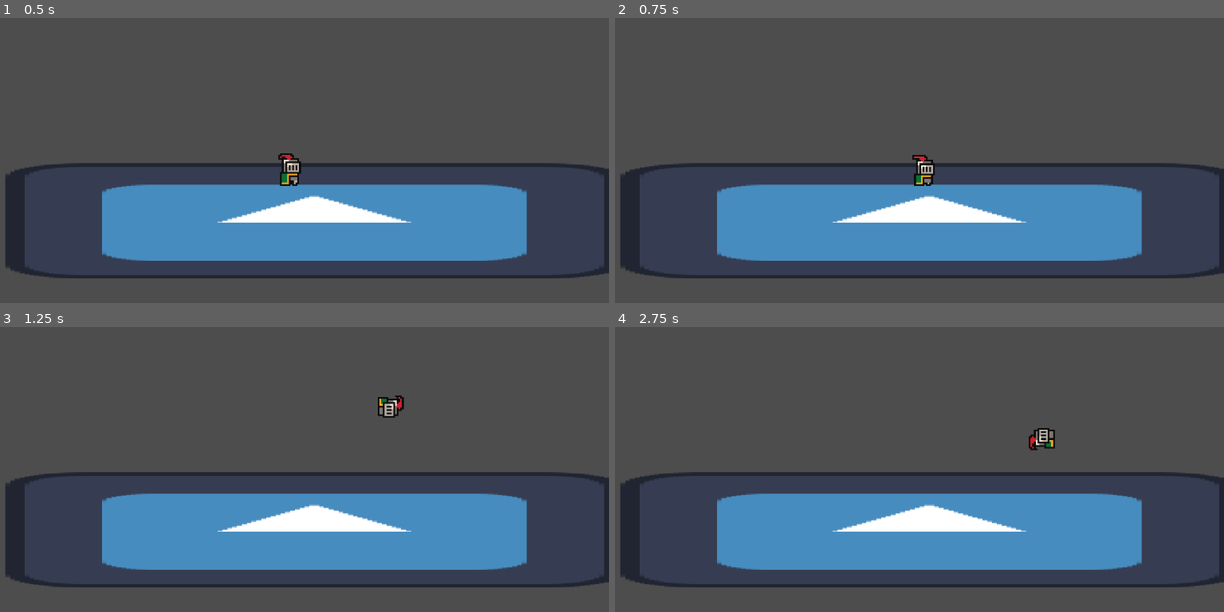
Above: before the commit, frames 1-4 (two rows, left to right).
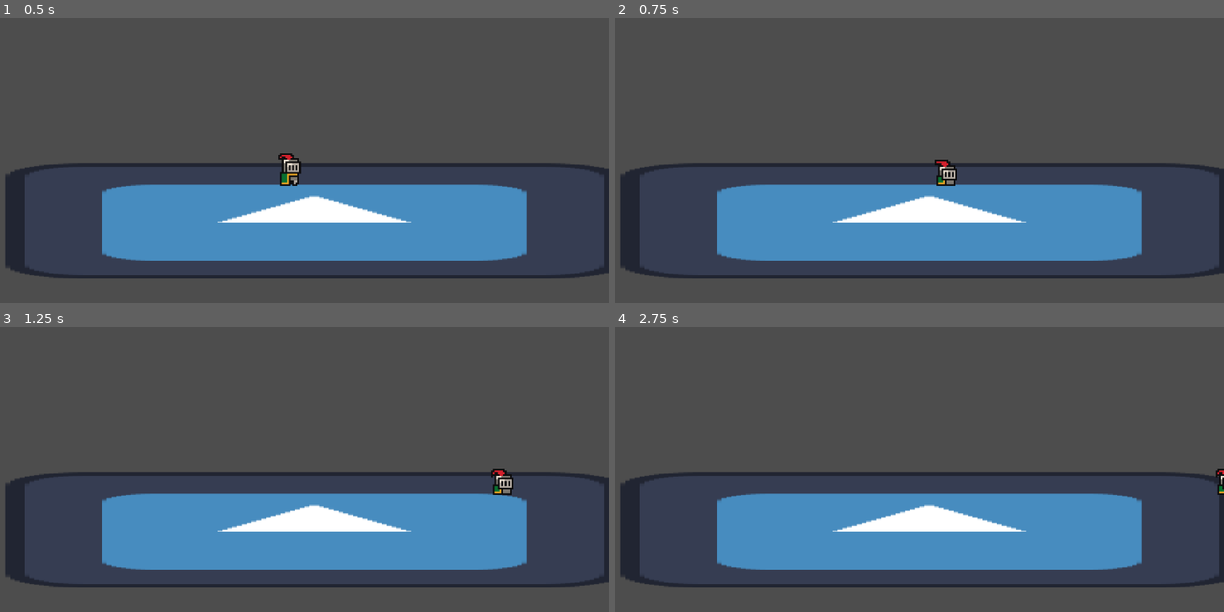
Above: after the commit, the same moments.

Repository: jible/Platform-fighter
Game: Godot game, scene res://scenes/test_scene.tscn
Same seed, same stepped clock (60 frames per second), same inputs: the game is played once before the commit and once after it. The project has no main scene, so this scene is started directly. The engine's default icon, where the game draws it, is replaced by a stand-in: a white triangle on a blue panel in a dark square.
Inputs:
- Up to frame 1 (0.5 s): no input
- Up to frame 2 (0.75 s): hold D (move_right) from 0.53 s (still down); tap Shift (dash) at 0.6 s
- Up to frame 3 (1.25 s): keep holding D (move_right); tap Space (jump) at 0.77 s
- Up to frame 4 (2.75 s): tap Shift (dash) at 1.35, 2.1 s; tap Space (jump) at 1.52 s; release D (move_right) at 2.03 s; hold A (move_left) from 2.03 s (still down)

Frame 1 is identical in both runs. In frame 2, 0.6% of the frame differs, in the area x 48-57%, y 48-59%; in frame 3, 0.5%; in frame 4, 0.4%.

Commit message:
Ariel -> Aerial,  mobility_manager refactor
Changed all instances of Ariel to Aerial.

Mobility manager now determines what processes to perform every frame based on the current state's type. Those types are defined in the mobility_manager script as an enum.

Additionally, mobility maanager prevents normal horizontal movement process from limiting impulse movement. So, you can accelerate to max speed by walking, but you can exceed that speed by dashing via impulse function.

Increased acceleration when player accelerated in opposite direction from where they are going.

Diff:
--- a/platform-fighter/prefabs/ariel.gd
+++ b/platform-fighter/prefabs/ariel.gd
@@ -2,5 +2,4 @@
 
 
 func enter_state():
-	#TODO Change this to happen at the end of anim
-	state_machine.change_state("Ariel")
+	pass
--- a/platform-fighter/prefabs/base_player.tscn
+++ b/platform-fighter/prefabs/base_player.tscn
@@ -49,14 +49,6 @@
 atlas = ExtResource("13_3jy72")
 region = Rect2(224, 160, 32, 32)
 
-[sub_resource type="AtlasTexture" id="AtlasTexture_q5cdr"]
-atlas = ExtResource("13_3jy72")
-region = Rect2(0, 160, 32, 32)
-
-[sub_resource type="AtlasTexture" id="AtlasTexture_jey0s"]
-atlas = ExtResource("13_3jy72")
-region = Rect2(32, 160, 32, 32)
-
 [sub_resource type="AtlasTexture" id="AtlasTexture_rm0l0"]
 atlas = ExtResource("13_3jy72")
 region = Rect2(64, 160, 32, 32)
@@ -76,10 +68,6 @@
 [sub_resource type="AtlasTexture" id="AtlasTexture_rx2en"]
 atlas = ExtResource("13_3jy72")
 region = Rect2(192, 160, 32, 32)
-
-[sub_resource type="AtlasTexture" id="AtlasTexture_rcfk7"]
-atlas = ExtResource("13_3jy72")
-region = Rect2(224, 160, 32, 32)
 
 [sub_resource type="AtlasTexture" id="AtlasTexture_n0px0"]
 atlas = ExtResource("13_3jy72")
@@ -205,17 +193,11 @@
 "texture": SubResource("AtlasTexture_ebgru")
 }],
 "loop": true,
-"name": &"Ariel",
+"name": &"Aerial",
 "speed": 8.0
 }, {
 "frames": [{
 "duration": 1.0,
-"texture": SubResource("AtlasTexture_q5cdr")
-}, {
-"duration": 1.0,
-"texture": SubResource("AtlasTexture_jey0s")
-}, {
-"duration": 1.0,
 "texture": SubResource("AtlasTexture_rm0l0")
 }, {
 "duration": 1.0,
@@ -229,13 +211,10 @@
 }, {
 "duration": 1.0,
 "texture": SubResource("AtlasTexture_rx2en")
-}, {
-"duration": 1.0,
-"texture": SubResource("AtlasTexture_rcfk7")
 }],
 "loop": false,
 "name": &"Dash",
-"speed": 8.0
+"speed": 7.0
 }, {
 "frames": [{
 "duration": 1.0,
@@ -339,7 +318,6 @@
 script = ExtResource("3_2qyha")
 character_body = NodePath("..")
 jump_vel = 2000
-acceleration = 2860
 gravity_force = 75
 max_horizontal_velocity = 910
 max_fall_velocity = 1035
@@ -359,11 +337,12 @@
 [node name="Jump" type="Node" parent="PlayerBody/StateMachine"]
 script = ExtResource("7_om1db")
 
-[node name="Ariel" type="Node" parent="PlayerBody/StateMachine"]
+[node name="Aerial" type="Node" parent="PlayerBody/StateMachine"]
 script = ExtResource("8_ebb2h")
 
 [node name="Dash" type="Node" parent="PlayerBody/StateMachine"]
 script = ExtResource("10_dko73")
+state_type = 1
 
 [node name="BehaviorManager" type="Node" parent="PlayerBody" node_paths=PackedStringArray("character", "state_machine")]
 script = ExtResource("8_a1fmy")
@@ -372,28 +351,28 @@
 
 [node name="JumpBehavior" type="Node" parent="PlayerBody/BehaviorManager"]
 script = ExtResource("9_6uefu")
-valid_states = Array[String](["Idle", "Walk", "Ariel"])
+valid_states = Array[String](["Idle", "Walk", "Aerial"])
 
 [node name="LandBehavior" type="Node" parent="PlayerBody/BehaviorManager"]
 script = ExtResource("11_o2sve")
 priority = 1
-valid_states = Array[String](["Ariel"])
+valid_states = Array[String](["Aerial"])
 
 [node name="DashBehavior" type="Node" parent="PlayerBody/BehaviorManager"]
 script = ExtResource("14_3jy72")
-valid_states = Array[String](["Ariel", "Idle", "Walk"])
+valid_states = Array[String](["Aerial", "Idle", "Walk"])
 
 [node name="AnimationManager" type="AnimatedSprite2D" parent="." node_paths=PackedStringArray("player_body")]
 scale = Vector2(10, 10)
 sprite_frames = SubResource("SpriteFrames_2qyha")
-animation = &"Walk"
+animation = &"Aerial"
 script = ExtResource("3_o2sve")
 player_body = NodePath("../PlayerBody")
 
 [connection signal="landed" from="PlayerBody" to="PlayerBody/MobilityManager" method="_on_base_player_landed"]
 [connection signal="landed" from="PlayerBody" to="PlayerBody/BehaviorManager/LandBehavior" method="_on_base_player_landed"]
 [connection signal="lock_level_changed" from="PlayerBody" to="PlayerBody/BehaviorManager" method="_on_base_player_lock_level_changed"]
+[connection signal="state_changed" from="PlayerBody/StateMachine" to="PlayerBody/MobilityManager" method="_on_state_machine_state_changed"]
 [connection signal="state_changed" from="PlayerBody/StateMachine" to="PlayerBody/BehaviorManager" method="_on_state_machine_state_changed"]
 [connection signal="state_changed" from="PlayerBody/StateMachine" to="AnimationManager" method="_on_state_machine_state_changed"]
 [connection signal="animation_finished" from="AnimationManager" to="PlayerBody/StateMachine" method="_on_animation_manager_animation_finished"]
-[connection signal="frame_changed" from="AnimationManager" to="AnimationManager" method="_on_frame_changed"]
--- a/platform-fighter/prefabs/components/player/animation_manager.gd
+++ b/platform-fighter/prefabs/components/player/animation_manager.gd
@@ -16,6 +16,6 @@
 
 
 
-func _process(delta):
+func _process(_delta):
 	position.x = snapped(player_body.position.x, scale.x)
 	position.y = snapped(player_body.position.y, scale.y)
--- a/platform-fighter/prefabs/components/player/character_state.gd
+++ b/platform-fighter/prefabs/components/player/character_state.gd
@@ -12,6 +12,9 @@
 var state_machine: CharacterStateMachine
 var character_body:CharacterBody2D
 var mobility_manager: MobilityManager
+
+@export var state_type:MobilityManager.state_types = MobilityManager.state_types.STANDARD
+
 
 func _ready():
 	state_machine = get_parent()
--- a/platform-fighter/prefabs/components/player/character_state_machine.gd
+++ b/platform-fighter/prefabs/components/player/character_state_machine.gd
@@ -12,6 +12,8 @@
 
 
 signal state_changed(new_state_node: CharacterState)
+
+@export var DEBUG_PRINT_STATE_CHANGE: bool = false
 
 func _ready():
 	for child in get_children():
@@ -41,6 +43,8 @@
 
 func enter_state(new_state):
 	# Trigger the newly entered state
+	if DEBUG_PRINT_STATE_CHANGE:
+		print(new_state.name)
 	new_state.enter_state()
 	new_state.is_active = true
 
--- a/platform-fighter/prefabs/components/player/mobility_manager.gd
+++ b/platform-fighter/prefabs/components/player/mobility_manager.gd
@@ -4,14 +4,35 @@
 
 @export var character_body: CharacterBody2D
 
+enum state_types {
+	STANDARD,
+	NO_PROCESS,
+	PHYSICS_ONLY
+}
 
+var state_processes: Dictionary = {
+	state_types.STANDARD: [
+		Callable(standard_movement_process),
+		Callable(standard_gravity_process),
+		Callable(standard_drag_process),
+	],
+	state_types.NO_PROCESS: [],
+	state_types.PHYSICS_ONLY: [
+		Callable(standard_gravity_process),
+		Callable(standard_drag_process),
+	]
+}
+
+var current_state_type: state_types = state_types.NO_PROCESS
 
 @export var jump_vel = 800
-@export var acceleration = 1500
+@export var grounded_acceleration = 1500
+@export var aeriel_acceleration = 900
 @export var gravity_force = 50
 
 # fraction of velocity removed each second
-@export var drag = 20
+@export var grounded_drag = 20
+@export var aeriel_drag = 2
 @export var max_horizontal_velocity = 500
 @export var max_fall_velocity = 800
 @export var velocity_threshold = .5
@@ -20,42 +41,38 @@
 var used_ariel_jumps = 0
 
 func _physics_process(delta):
+	# State Decides the movement processes that occur each frame
+	# The default movement process is:
 	# Normal movmenet process
-	#TODO: Later, make other movement processes like when in knockback
 	var input_dir = Input.get_action_strength("move_right") - Input.get_action_strength("move_left")
-	standard_movement_process(delta, input_dir)
-	standard_gravity_process()
-	standard_drag_process(delta, input_dir)
-	#standard_impulse_decay_process()
-	# All impulse velocities should be applied by other nodes like states or called through funcs on this object
-
-
+	for process in state_processes[current_state_type]:
+		process.call(delta, input_dir)
 
 func standard_movement_process(delta, input_dir):
-	#TODO Allow lock out for this process ( like knock back or in the middle of mobility)
+	var acceleration = grounded_acceleration if character_body.is_on_floor() else aeriel_acceleration
+	# If the player attempts to accelerate in the direction they are already traveling
+	if sign(input_dir) == sign(character_body.velocity.x):
+		# If they are below the max velocity, increase the velocity and cap it.
+		if abs(character_body.velocity.x) < max_horizontal_velocity:
+			character_body.velocity.x += acceleration * input_dir * delta
 
-	character_body.velocity.x += acceleration * input_dir * delta
-	if abs(character_body.velocity.x) > max_horizontal_velocity:
-		character_body.velocity.x = sign (character_body.velocity.x) * max_horizontal_velocity
-
-func standard_gravity_process():
-	# Apply Gravity
-	character_body.velocity.y += gravity_force
-	if character_body.velocity.y > max_fall_velocity:
-		character_body.velocity.y = max_fall_velocity
+			character_body.velocity.x = clamp(character_body.velocity.x, -max_horizontal_velocity, max_horizontal_velocity)
+	else:
+		# If they are trying to turn around, give them a kick
+		character_body.velocity.x += acceleration * input_dir * delta * 5
 
 func standard_drag_process(delta, input_dir):
 	# If there is no input, apply drag
-	if input_dir == 0:
+	if input_dir == 0 or abs(character_body.velocity.x) > max_horizontal_velocity:
+		var drag = grounded_drag if character_body.is_on_floor() else aeriel_drag
 		character_body.velocity.x -= character_body.velocity.x * delta * drag
 		if abs(character_body.velocity.x) < velocity_threshold:
 			character_body.velocity.x = 0
 
-func standard_impulse_decay_process():
-	character_body.velocity *= .99
-	if character_body.velocity.length() < .5:
-		character_body.velocity = Vector2.ZERO
-
+func standard_gravity_process(_delta, _input_dir):
+	character_body.velocity.y += gravity_force
+	if character_body.velocity.y > max_fall_velocity:
+		character_body.velocity.y = max_fall_velocity
 
 func can_jump() ->bool:
 	return character_body.is_on_floor() or used_ariel_jumps < max_ariel_jumps
@@ -69,3 +86,6 @@
 
 func _on_base_player_landed():
 	used_ariel_jumps = 0
+
+func _on_state_machine_state_changed(new_state_node):
+	current_state_type = new_state_node.state_type
--- a/platform-fighter/prefabs/dash.gd
+++ b/platform-fighter/prefabs/dash.gd
@@ -1,7 +1,7 @@
 extends CharacterState
 
 
-@export var dash_velocity = 800
+@export var dash_velocity = 2000
 
 
 func update_state(_delta):
@@ -9,14 +9,13 @@
 
 func enter_state():
 	character_body.velocity = Input.get_vector("move_left","move_right","move_up", "move_down") * dash_velocity
-	if character_body.is_on_floor():
-		state_machine.change_state("Idle")
-	else:
-		state_machine.change_state("Ariel")
-	pass
 
 func exit_state():
 	pass
 
 func on_anim_end():
+	if character_body.is_on_floor():
+		state_machine.change_state("Idle")
+	else:
+		state_machine.change_state("Aerial")
 	pass
--- a/platform-fighter/prefabs/jump.gd
+++ b/platform-fighter/prefabs/jump.gd
@@ -5,4 +5,4 @@
 func enter_state():
 	mobility_manager.jump()
 	#TODO Change this to happen at the end of anim
-	state_machine.change_state("Ariel")
+	state_machine.change_state("Aerial")
--- a/platform-fighter/project.godot
+++ b/platform-fighter/project.godot
@@ -17,6 +17,10 @@
 [autoload]
 
 GlobalResources="*res://globals/global_resources.gd"
+
+[display]
+
+window/stretch/aspect="expand"
 
 [dotnet]
 
Not shown: 1 places in platform-fighter/prefabs/base_player.tscn that only renumber resources
